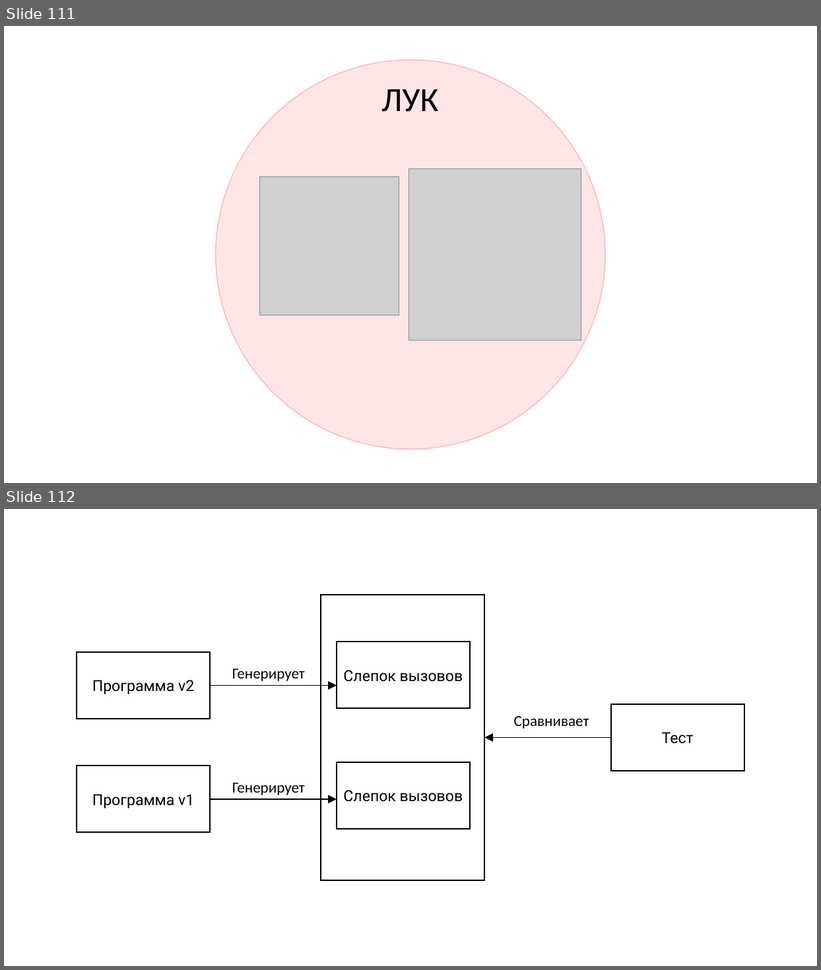
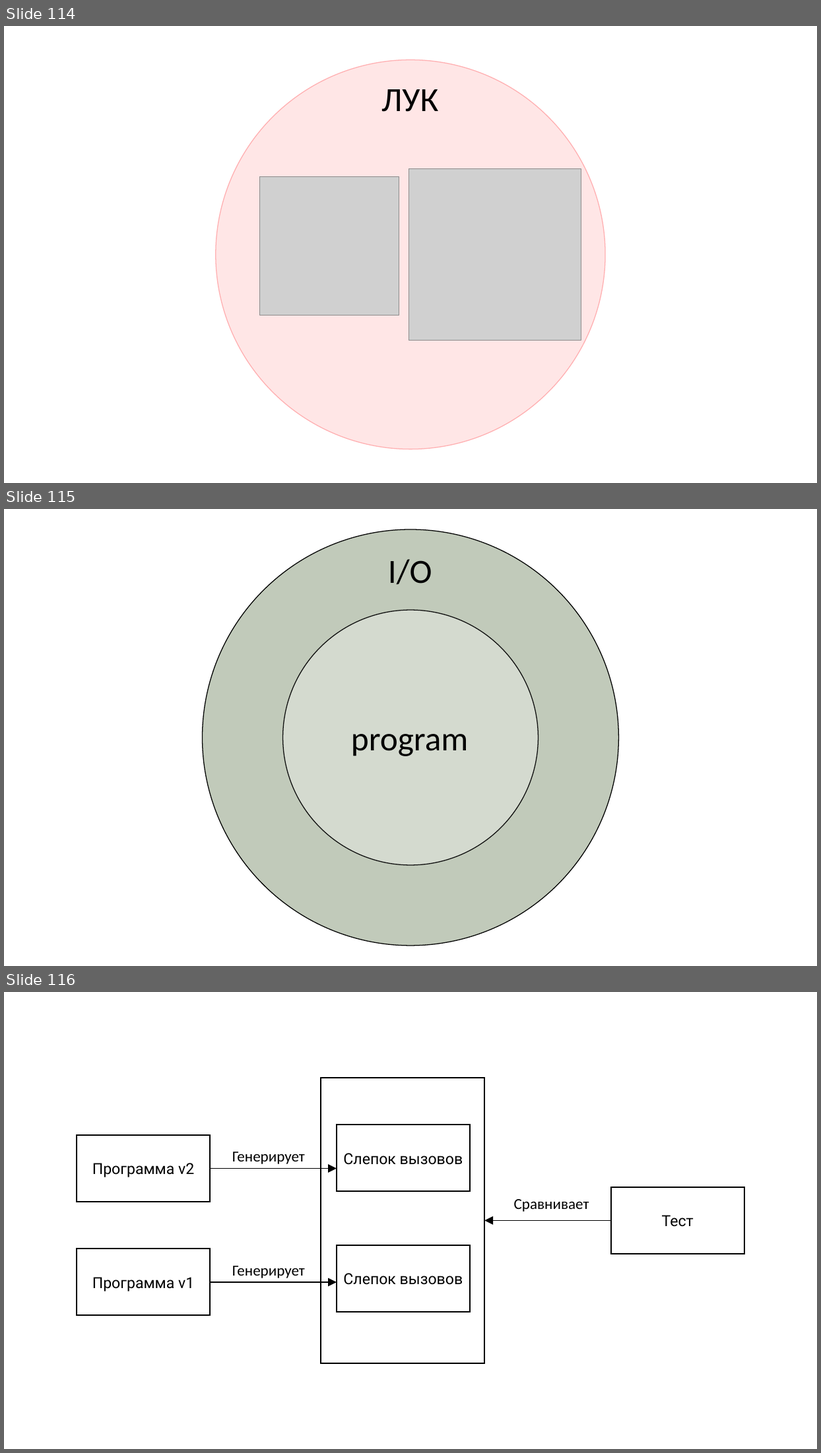
Before and after one commit to rkhaimov/brain-gym, a slide deck: Презентация.pptx. Shown one above the other, each under a label of ours: slides 111 and 112 before the commit, slides 114, 115 and 116 after it. The pictures are 821x970 and 821x1453 pixels, drawn with LibreOffice and Linux fonts; fonts in the diff are those of the drawing; grey boxes stand for pictures. Boxes give left, top, right and bottom in pixels: in the first picture for what was removed or moved away, otherwise in the second. Text is boxed around its words. In the diff, an @@ line names an element or a change of style, - is before the commit and + after.

```diff
--- a/Презентация.pptx
+++ b/Презентация.pptx
@@ slide 115 added at (x1=4, y1=509, x2=817, y2=966), background #FFFFFF @@
@@ ellipse added at (x1=202, y1=529, x2=619, y2=947), fill #385723 at 31% opacity, outline #000000 1 pt @@
@@ text added at (x1=388, y1=559, x2=432, y2=584), 40 pt, text #000000 @@
+I/O
@@ ellipse added at (x1=283, y1=610, x2=539, y2=866), fill #FFFFFF at 31% opacity, outline #0D0D0D 1 pt @@
@@ text added at (x1=351, y1=734, x2=468, y2=757), 40 pt, text #000000 @@
+program
@@ what was slide 111 is now slide 114 @@
@@ what was slide 112 is now slide 116 @@
```
Also in this commit, not shown: 3 other slides added, 2 other files.
